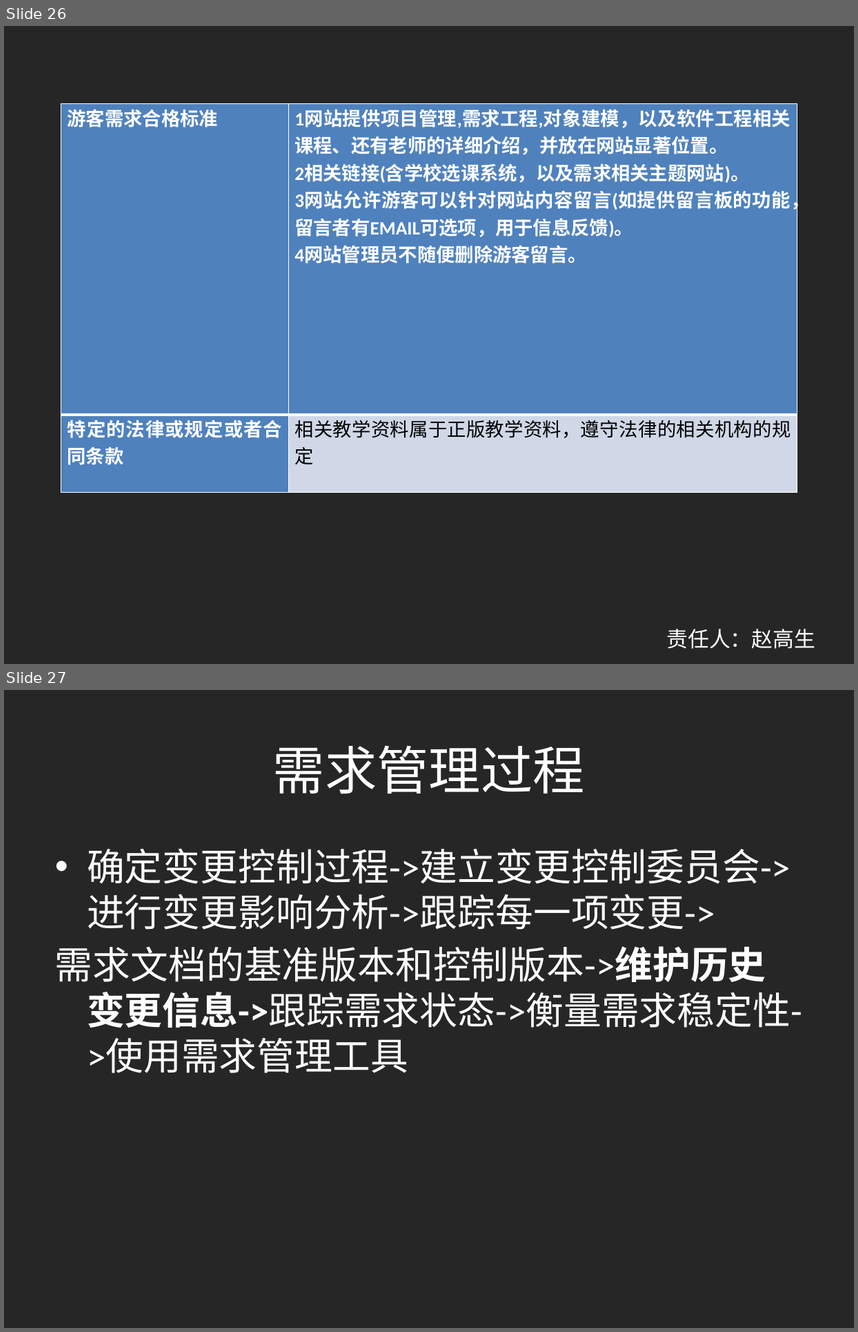
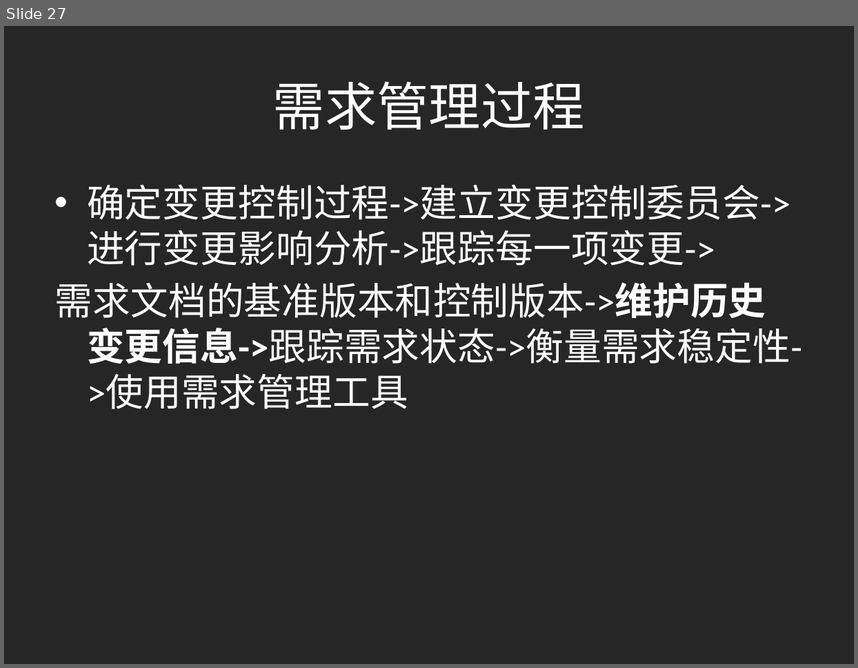
Before and after one commit to shangzhaoxiaozi/PRD-21, a slide deck: PRD-21-C2/非受控文档/本周提交文档/需求工程计划.pptx. Shown one above the other, each under a label of ours: slides 26 and 27 before the commit, slide 27 after it. The pictures are 858x1332 and 858x668 pixels, drawn with LibreOffice and Linux fonts; fonts in the diff are those of the drawing. Boxes give left, top, right and bottom in pixels: in the first picture for what was removed or moved away, otherwise in the second. Text is boxed around its words. In the diff, an @@ line names an element or a change of style, - is before the commit and + after.

```diff
--- a/PRD-21-C2/非受控文档/本周提交文档/需求工程计划.pptx
+++ b/PRD-21-C2/非受控文档/本周提交文档/需求工程计划.pptx
@@ slide 26 removed at [4, 26, 854, 664], background #262626 @@
@@ table removed at [61, 104, 797, 492], 2 rows, 2 columns @@
-游客需求合格标准 | 1网站提供项目管理,需求工程,对象建模，以及软件工程相关课程、还有老师的详细介绍，并放在网站显著位置。 / 2相关链接(含学校选课系统，以及需求相关主题网站)。 / 3网站允许游客可以针对网站内容留言(如提供留言板的功能，留言者有EMAIL可选项，用于信息反馈)。 / 4网站管理员不随便删除游客留言。
-特定的法律或规定或者合同条款 | 相关教学资料属于正版教学资料，遵守法律的相关机构的规定
@@ text removed at [666, 628, 815, 648] @@
-责任人：赵高生
```
Also in this commit, not shown: 5 slides changed, 3 slides added, 2 other slides removed, 2 other files.
